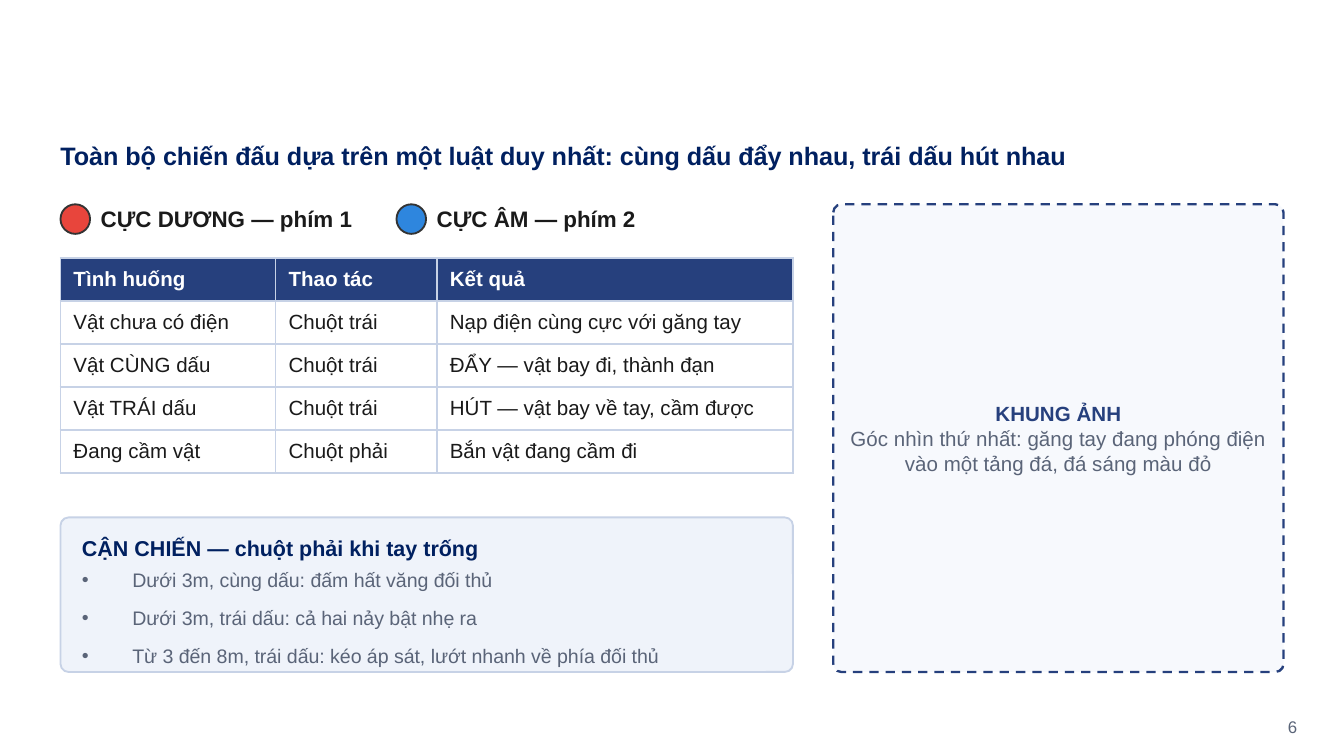
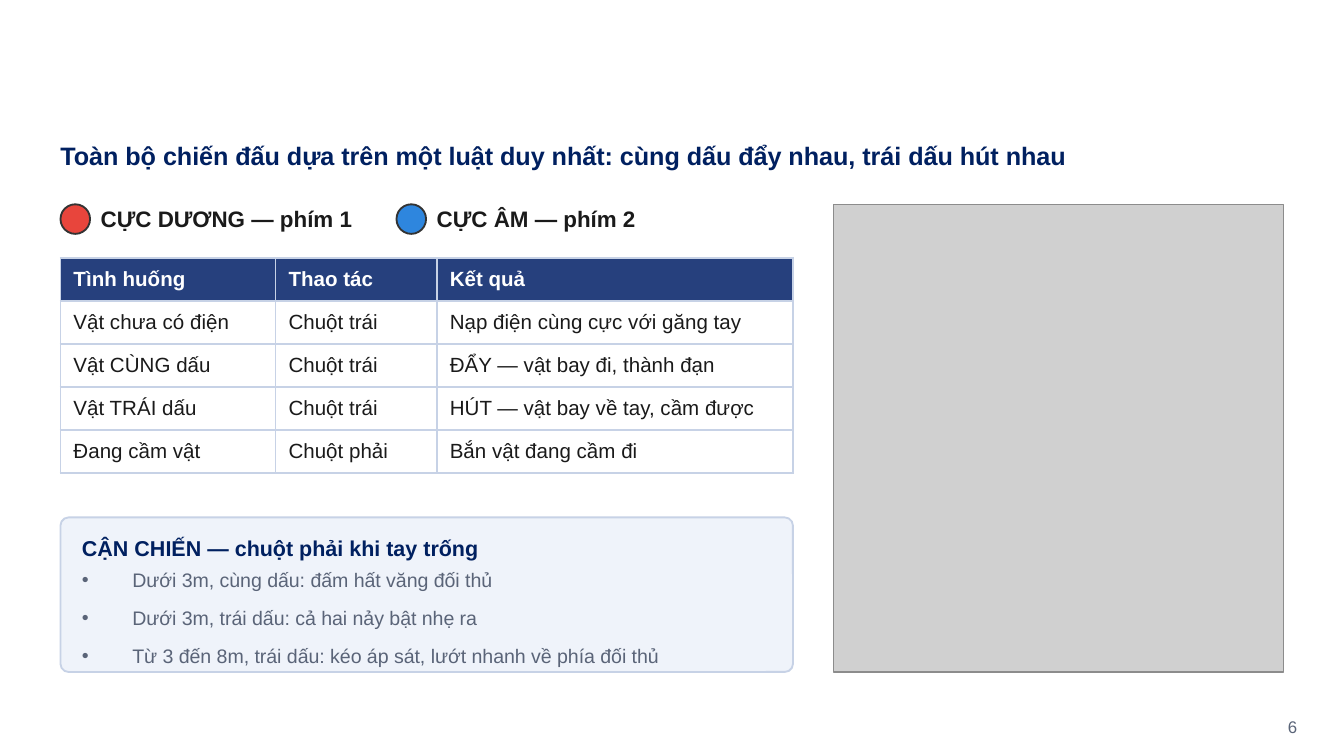
Before and after one commit to nhgkhiem0307/Magneto-Dome, a slide deck: slide 6 of NOP_BAI/[ĐT-QĐ04-BM08] Final Project.pptx. Drawn at 1344x756 pixels with LibreOffice and Linux fonts; fonts in the diff are those of the drawing; grey boxes stand for pictures; background and template pictures are left out. Boxes give left, top, right and bottom in pixels: in the first picture for what was removed or moved away, otherwise in the second. Text is boxed around its words. In the diff, an @@ line names an element or a change of style, - is before the commit and + after.

```diff
--- a/NOP_BAI/[ĐT-QĐ04-BM08] Final Project.pptx
+++ b/NOP_BAI/[ĐT-QĐ04-BM08] Final Project.pptx
@@ rounded rectangle removed at box(833, 204, 1284, 672) @@
@@ picture added at box(833, 204, 1284, 672) @@
@@ text removed at box(850, 405, 1266, 475) @@
-KHUNG ẢNH
-Góc nhìn thứ nhất: găng tay đang phóng điện vào một tảng đá, đá sáng màu đỏ
```
Also in this commit, not shown: 3 other slides changed, 6 other files.
